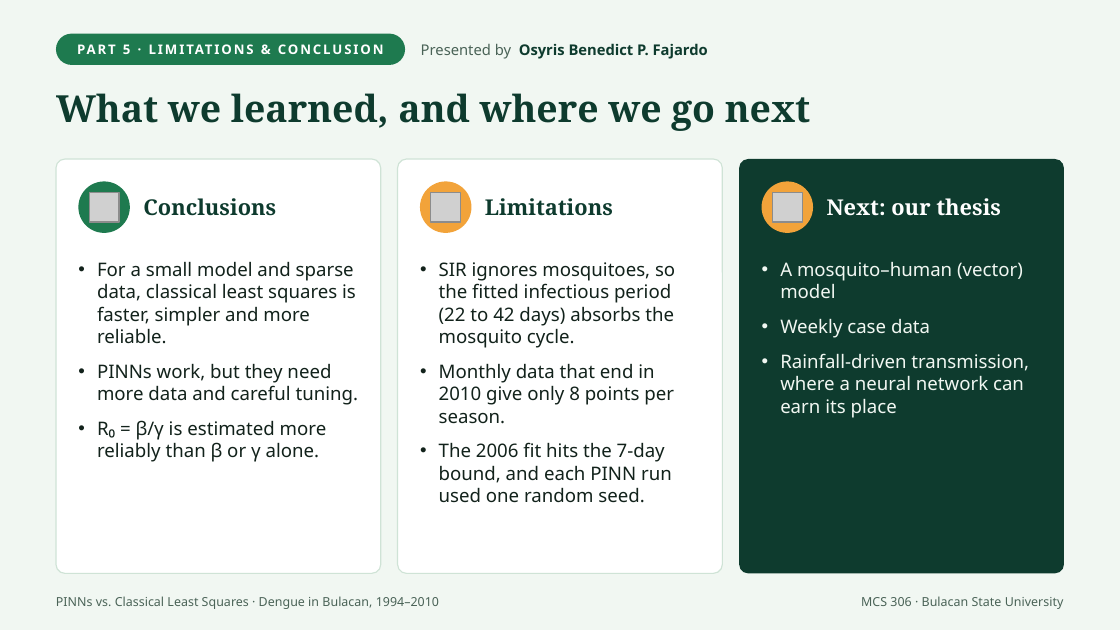
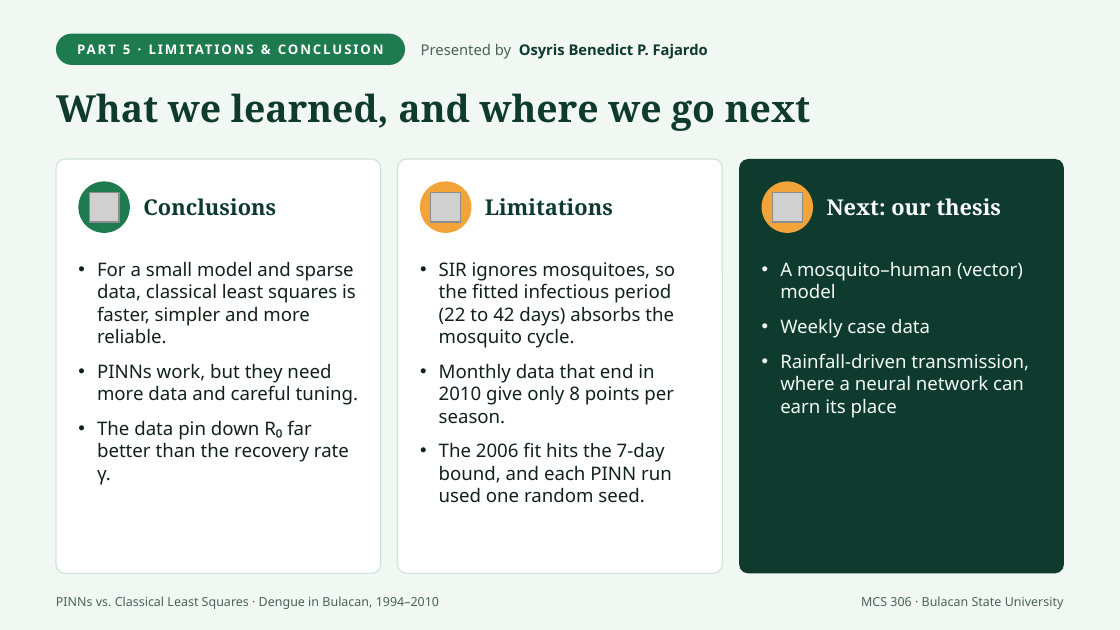
Before and after one commit to SeanXxotick/MCS306FCO, a slide deck: slide 10 of presentation/PINN_Dengue_Bulacan_Slides.pptx. Drawn at 1120x630 pixels with LibreOffice and Linux fonts; fonts in the diff are those of the drawing; grey boxes stand for pictures. Boxes give left, top, right and bottom in pixels: in the first picture for what was removed or moved away, otherwise in the second. Text is boxed around its words. In the diff, an @@ line names an element or a change of style, - is before the commit and + after.

```diff
--- a/presentation/PINN_Dengue_Bulacan_Slides.pptx
+++ b/presentation/PINN_Dengue_Bulacan_Slides.pptx
@@ text at [97, 420, 349, 485]: text changed @@
-• R₀ = β/γ is estimated more reliably than β or γ alone.
+• The data pin down R₀ far better than the recovery rate γ.
```
Also in this commit, not shown: 1 other slide changed, 17 other files.
